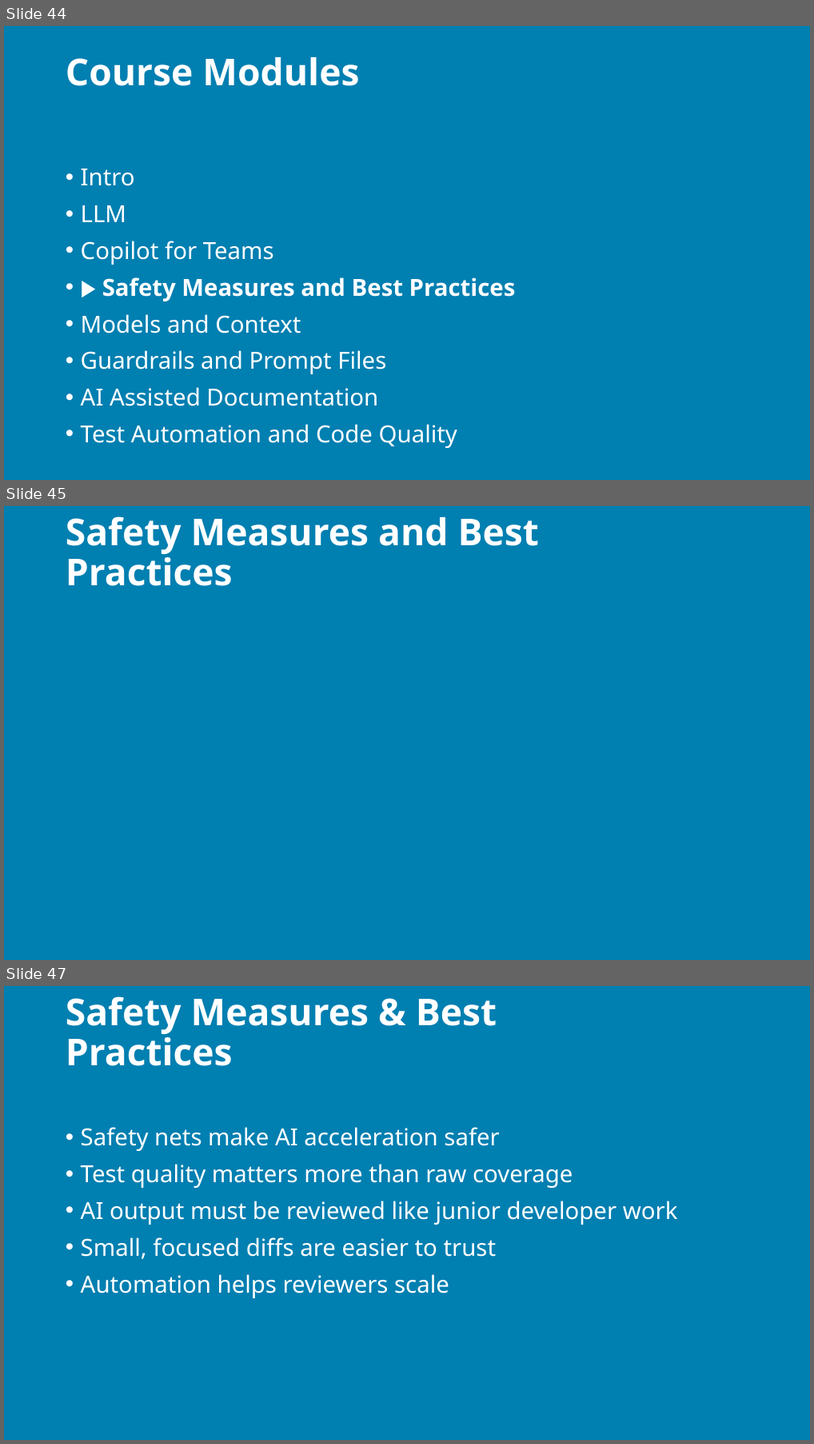
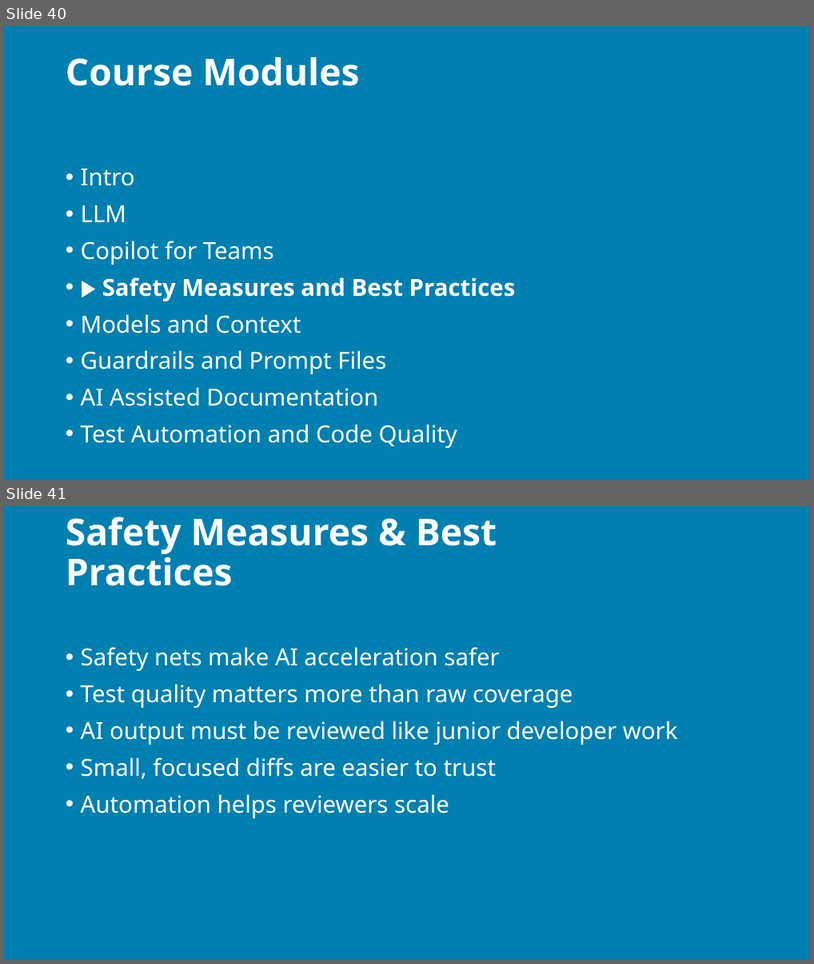
Before and after one commit to j0hnnymiller/AI-Assisted-Software-Development, a slide deck: slides/output/aiasd-311-tuesday-draft.pptx. Shown one above the other, each under a label of ours: slides 44, 45 and 47 before the commit, slides 40 and 41 after it; the slides between them are not shown. The pictures are 814x1444 and 814x964 pixels, drawn with LibreOffice and Linux fonts; fonts in the diff are those of the drawing; background and template pictures are left out. Boxes give left, top, right and bottom in pixels: in the first picture for what was removed or moved away, otherwise in the second. Text is boxed around its words. In the diff, an @@ line names an element or a change of style, - is before the commit and + after.

```diff
--- a/slides/output/aiasd-311-tuesday-draft.pptx
+++ b/slides/output/aiasd-311-tuesday-draft.pptx
@@ slide 45 removed at [4,506,810,960], background picture (left out) @@
@@ title removed at [66,516,539,586] @@
-Safety Measures and Best Practices
@@ what was slide 44 is now slide 40 @@
@@ what was slide 47 is now slide 41 @@
```
Also in this commit, not shown: 17 slides changed, 13 other slides removed, 31 other files.
